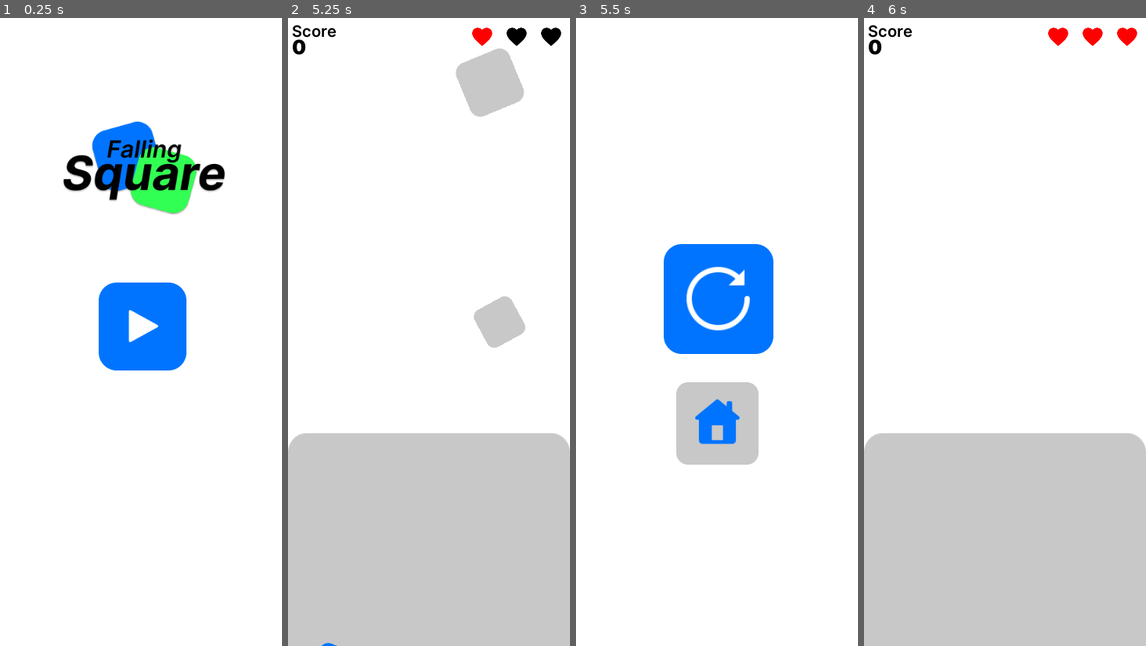
Above: before the commit, frames 1-4 (left to right).
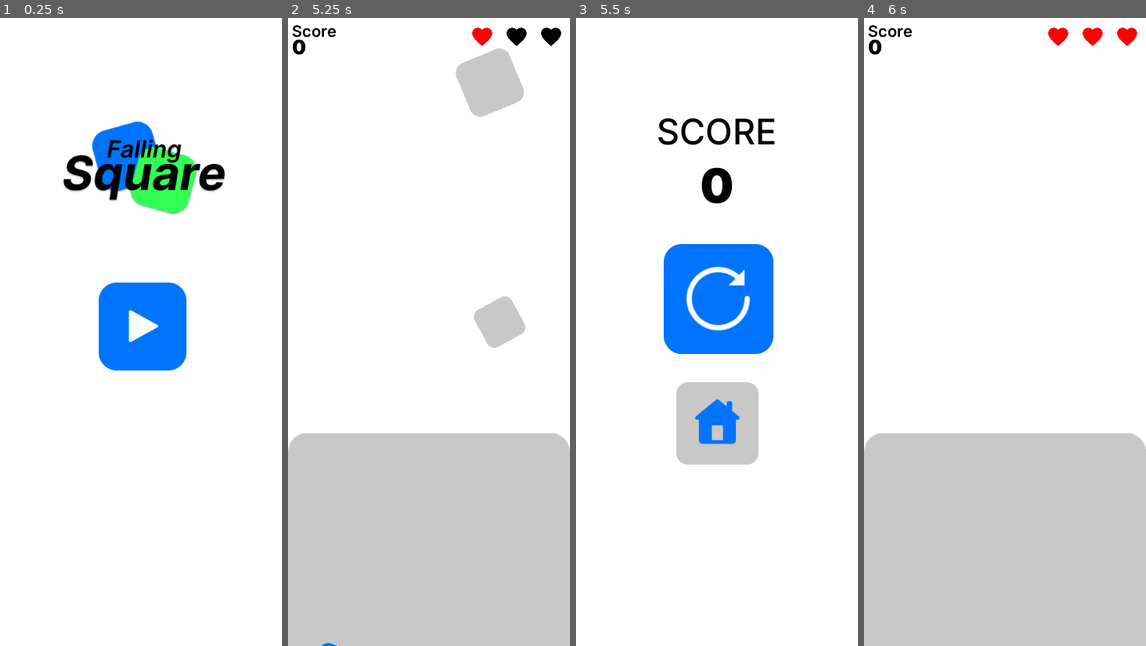
Above: after the commit, the same moments.

Repository: EmilienLeroy/FallingSquare
Game: Godot game, scene res://main.tscn
Same seed, same stepped clock (60 frames per second), same inputs: the game is played once before the commit and once after it.
Inputs (mouse positions are in pixels of both pictures, inside the frame that each line leads up to):
- Up to frame 1 (0.25 s): no input
- Up to frame 2 (5.25 s): click (431, 325) at 0.5 s; tap Enter at 1.25 s; move the mouse to (491, 300) at 1.27 s; click (491, 300) at 1.42 s; move the mouse to (389, 55) at 2.02 s; click (389, 55) at 2.17 s; move the mouse to (488, 24) at 2.77 s; click (488, 24) at 2.92 s; move the mouse to (335, 30) at 3.52 s; click (335, 30) at 3.67 s; move the mouse to (499, 43) at 4.27 s; click (499, 43) at 4.42 s; move the mouse to (491, 43) at 5.02 s; click (491, 43) at 5.17 s
- Up to frame 3 (5.5 s): no input
- Up to frame 4 (6 s): click (1007, 300) at 5.75 s

Frames 1-2 are identical in both runs. In frame 3, 1.2% of the frame differs, in the area x 29-71%, y 15-30%; in frame 4, nothing differs.

Commit message:
✨ Add Score on Lose view

Diff:
--- a/main.gd
+++ b/main.gd
@@ -26,11 +26,12 @@
 
 	return game;
 
-func create_lose():
+func create_lose(score):
 	var lose = LoseView.instance();
 
 	lose.connect("restart", self, "on_play");
 	lose.connect("home", self, "on_home");
+	lose.score = score;
 
 	return lose;
 
@@ -45,5 +46,5 @@
 func on_play():
 	update_current_view(create_game());
 
-func on_lose():
-	update_current_view(create_lose());
+func on_lose(score):
+	update_current_view(create_lose(score));
--- a/views/game.gd
+++ b/views/game.gd
@@ -56,4 +56,4 @@
 	$Front/Life.remove_heart();
 
 	if (lifes == 0):
-		emit_signal("lose");
+		emit_signal("lose", score);
--- a/views/lose.gd
+++ b/views/lose.gd
@@ -3,9 +3,12 @@
 signal restart
 signal home
 
+var score = 0;
+
 func _ready():
 	$Home.connect("button_down", self, "_on_home");
 	$Restart.connect("button_up", self, "_on_restart");
+	$Value.text = str(score);
 	pass
 
 func _on_home():
--- a/views/lose.tscn
+++ b/views/lose.tscn
@@ -1,8 +1,23 @@
-[gd_scene load_steps=4 format=2]
+[gd_scene load_steps=8 format=2]
 
 [ext_resource path="res://assets/textures/restart.png" type="Texture" id=1]
 [ext_resource path="res://assets/textures/home.png" type="Texture" id=2]
 [ext_resource path="res://views/lose.gd" type="Script" id=3]
+
+[sub_resource type="DynamicFontData" id=7]
+font_path = "res://assets/fonts/Inter-Medium.ttf"
+
+[sub_resource type="DynamicFont" id=6]
+size = 45
+font_data = SubResource( 7 )
+
+[sub_resource type="DynamicFontData" id=3]
+font_path = "res://assets/fonts/Inter-Black.ttf"
+
+[sub_resource type="DynamicFont" id=4]
+size = 60
+outline_color = Color( 0, 0, 0, 1 )
+font_data = SubResource( 3 )
 
 [node name="Lose" type="Node2D"]
 script = ExtResource( 3 )
@@ -20,3 +35,24 @@
 margin_right = 233.0
 margin_bottom = 569.0
 texture_normal = ExtResource( 2 )
+
+[node name="Title" type="Label" parent="."]
+margin_top = 114.0
+margin_right = 360.0
+margin_bottom = 176.0
+custom_colors/font_color = Color( 0, 0, 0, 1 )
+custom_fonts/font = SubResource( 6 )
+text = "SCORE"
+align = 1
+valign = 1
+uppercase = true
+
+[node name="Value" type="Label" parent="."]
+margin_top = 176.0
+margin_right = 360.0
+margin_bottom = 225.0
+custom_colors/font_color = Color( 0, 0, 0, 1 )
+custom_fonts/font = SubResource( 4 )
+text = "0"
+align = 1
+valign = 1
